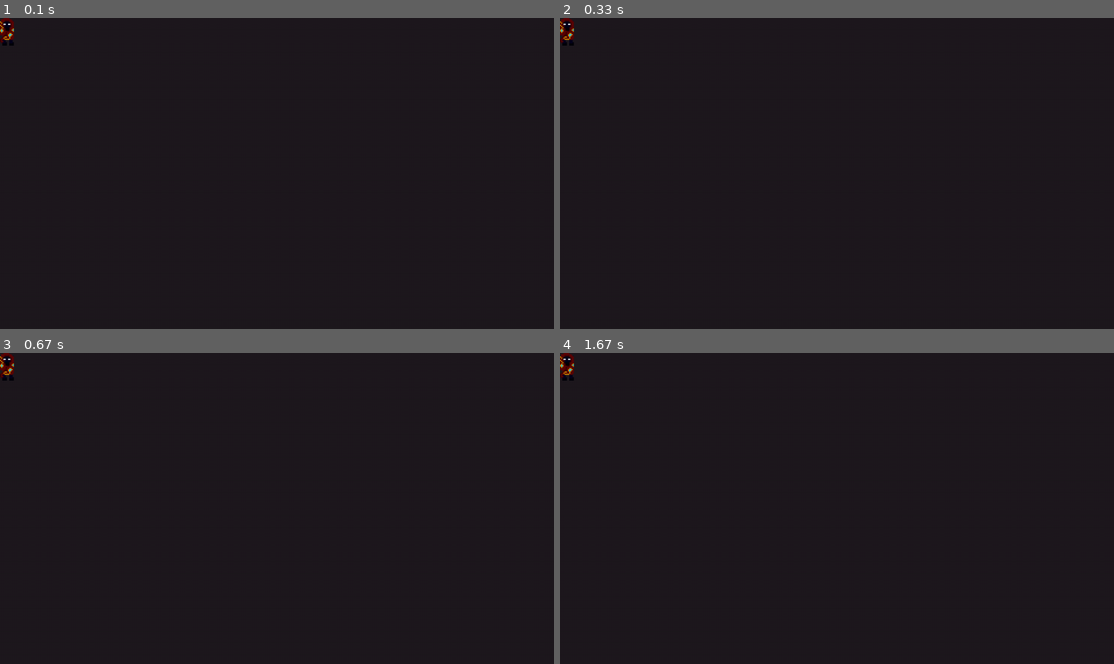
Above: before the commit, frames 1-4 (two rows, left to right).
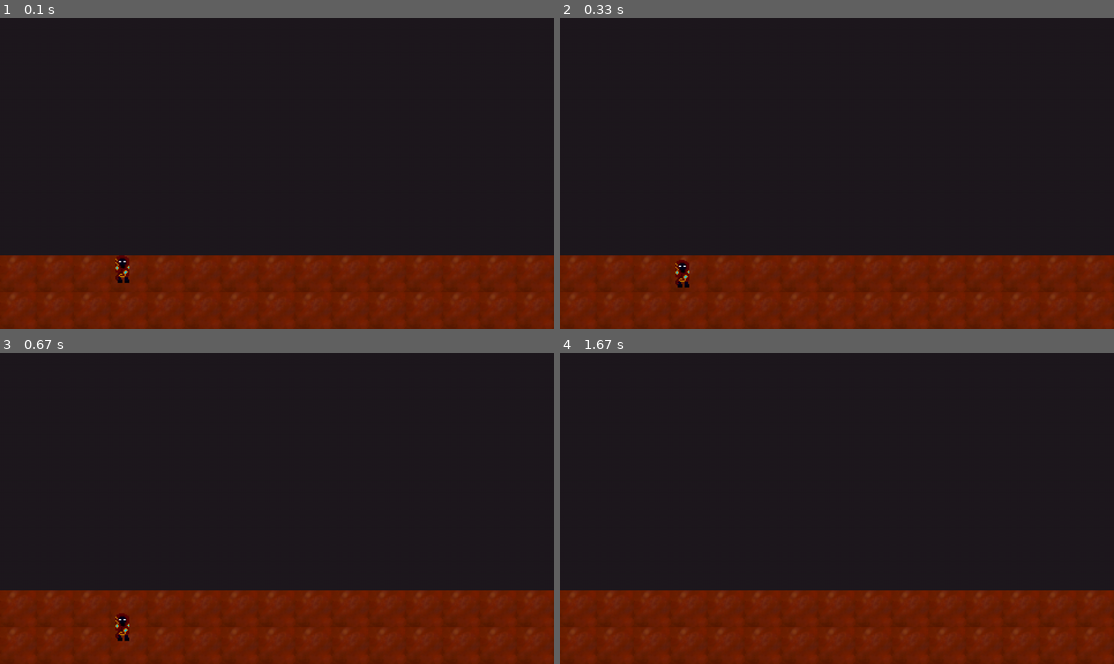
Above: after the commit, the same moments.

Repository: Stratoscaster/PyGame-Engine
Game: pygame game, started from main.py
The game is run twice, just before and just after one commit, with the same random seed, the same clock (stepped at 60 frames per second) and the same inputs.
Inputs:
- Up to frame 1 (0.1 s): no input
- Up to frame 2 (0.33 s): no input
- Up to frame 3 (0.67 s): hold D from 0.33 s (still down)
- Up to frame 4 (1.67 s): release D at 0.8 s

The runs differ from the first frame. In frame 1, 24% of the frame differs, in the area x 0-100%, y 0-100%; in frame 2, 24%; in frame 3, 24%; in frame 4, 24%.

Commit message:
Fixed issue with PlayerEntity where (SpriteEntity).update_pos() was being overwritten by (PlayerEntity).update_pos() which was set to a pass statement.

Diff:
--- a/src/base/character_entity.py
+++ b/src/base/character_entity.py
@@ -12,8 +12,8 @@
 
 class CharacterEntity(DynamicEntity):
 
-    def __init__(self, physics_body=None, image=pygame.Surface(c.MEDIUM_TILE_SIZE)):
-        super(CharacterEntity, self).__init__(physics_body, image)
+    def __init__(self, image=pygame.Surface(c.MEDIUM_TILE_SIZE)):
+        super(CharacterEntity, self).__init__(image)
         self.stats = {} # Would hold health, ammo, speed, etc
 
     def create_stat(self, name, value=None):
--- a/src/base/dynamic_entity.py
+++ b/src/base/dynamic_entity.py
@@ -11,8 +11,8 @@
 
 class DynamicEntity(StaticEntity):
 
-    def __init__(self, physics_body=None, image=pygame.Surface(c.MEDIUM_TILE_SIZE)):
-        super(DynamicEntity, self).__init__(physics_body, image)
+    def __init__(self, image=pygame.Surface(c.MEDIUM_TILE_SIZE)):
+        super(DynamicEntity, self).__init__(image)
         self.states = EntityStateGroup()
         self.animations = AnimationGroup()
 
--- a/src/base/game_state.py
+++ b/src/base/game_state.py
@@ -22,17 +22,11 @@
 
     def initialize_player(self, start_pos: tuple):
         self.player = PlayerEntity(image=self.sprite_manager.get_img(c.PLAYER_SPRITE_NAME))
-        self.player.pos_x = start_pos[0]
-        self.player.pos_y = start_pos[1]
+        self.player.set_pos(start_pos)
+        self.player.set_physics_engine(self.physics)
+        self.player.create_set_get_physics_shape(c.PLAYER_MASS, c.PLAYER_INERTIA, c.PLAYER_BODY_TYPE)
 
-        player_body = pymunk.Body(c.PLAYER_MASS, c.PLAYER_INERTIA, body_type=c.PLAYER_BODY_TYPE)
-        player_body.position = self.player.get_pos()
-        player_rect_verts = [self.player.rect.topleft, self.player.rect.topright, self.player.rect.bottomright,
-                             self.player.rect.bottomleft]
-        player_body_shape = pymunk.shapes.Poly(body=player_body, vertices=player_rect_verts)
 
-        self.physics.add_object_to_space(player_body, player_body_shape)
-        self.player.set_physics_shape(player_body_shape)
 
 
     def update(self):
--- a/src/base/player_entity.py
+++ b/src/base/player_entity.py
@@ -13,8 +13,8 @@
     WALK_SPEED_NAME = 'WALK_SPEED'
     WALK_ACCEL_NAME = 'WALK_ACCEL'
 
-    def __init__(self, physics_body=None, image=pygame.Surface(c.MEDIUM_TILE_SIZE)):
-        super(PlayerEntity, self).__init__(physics_body, image)
+    def __init__(self, image=pygame.Surface(c.MEDIUM_TILE_SIZE)):
+        super(PlayerEntity, self).__init__(image)
         self.create_stat(self.WALK_SPEED_NAME, 2)
         self.create_stat(self.WALK_ACCEL_NAME, 1.25)
         self.right_arrow_held = False
@@ -42,9 +42,3 @@
         elif input_command == c.LEFT_ARROW:
             self.left_arrow_held = True
             self.set_target_vel_x(-1 * self.get_stat(self.WALK_SPEED_NAME), self.get_stat(self.WALK_ACCEL_NAME))
-
-    def update_pos(self):
-        pass
-
-    def update_vel(self):
-        pass
--- a/src/base/static_entity.py
+++ b/src/base/static_entity.py
@@ -9,7 +9,7 @@
 # StaticEntities do not have animations or states
 
 class StaticEntity(pygame.sprite.Sprite):
-    def __init__(self, physics_shape=None, image=pygame.Surface(c.MEDIUM_TILE_SIZE)):
+    def __init__(self, image=pygame.Surface(c.MEDIUM_TILE_SIZE)):
         super(StaticEntity, self).__init__()
         self.image = image
         self.rect = self.image.get_rect()
@@ -19,12 +19,16 @@
         self.vel_y = 0.0
 
         self.physics_engine_set = False
-        self.physics_shape = physics_shape
+        self.physics_engine = None
+        self.physics_shape = None
 
     def update(self):
         self.update_vel()
         self.update_pos()
-        print(self.pos_x, self.pos_y)
+        print('sprite pos:', self.pos_x, self.pos_y)
+        print('rect pos:', self.rect.x, self.rect.y)
+        print('!physics_shape_pos', self.physics_shape.body.position[0], self.physics_shape.body.position[1])
+
 
     def set_physics_engine(self, physics_engine: PhysicsEngine):
         self.physics_engine_set = True
@@ -33,25 +37,43 @@
     def set_physics_shape(self, shape: pymunk.Shape):
         self.physics_shape = shape
 
+    def create_set_get_physics_shape(self, entity_mass, entity_inertia, entity_body_type):
+        entity_body = pymunk.Body(entity_mass, entity_inertia, entity_body_type)
+        entity_body.position = (self.pos_x, self.pos_y)
+        entity_rect_verts = [self.rect.topleft, self.rect.topright, self.rect.bottomright, self.rect.bottomleft]
+        entity_shape = pymunk.shapes.Poly(body=entity_body, vertices=entity_rect_verts)
+        self.set_physics_shape(entity_shape)
+        self.physics_engine.add_object_to_space(entity_shape.body, entity_shape)
+        return entity_shape
+
     def update_vel(self):
         pass
 
     def update_pos(self):
-        if self.physics_shape is not None and isinstance(self.physics_shape, pymunk.Shape):
-            self.pos_x = self.physics_shape.body.position[0]
-            self.pos_y = self.physics_shape.body.position[1]
-            self.rect.x = self.pos_x
-            self.rect.y = self.pos_y
+        if self.physics_shape is not None:
+            print('test')
+            self.pos_x = int(self.physics_shape.body.position[0])
+            self.pos_y = int(self.physics_shape.body.position[1])
+            self.rect.x = int(self.pos_x)
+            self.rect.y = int(self.pos_y)
         else:
-            pass
+            print('No physics shape for static entity.')
 
     #####################
     # Getters & Setters #
     #####################
 
     def set_pos(self, xy):
-        self.pos_x = xy[0]
-        self.pos_y = xy[1]
+        self.set_pos_x(xy[0])
+        self.set_pos_y(xy[1])
+
+    def set_pos_x(self, x):
+        self.pos_x = x
+        self.rect.centerx = int(x)
+
+    def set_pos_y(self, y):
+        self.pos_y = y
+        self.rect.centery = int(self.pos_y)
 
     def get_pos(self):
         return (self.pos_x, self.pos_y)
@@ -86,8 +108,6 @@
         if acc_y is None:
             acc_y = self.acc_y
         self.target_vel_y = target_vel_y
-
-
         self.acc_y = abs(acc_y)
         self.target_vel_y_active = True
         self.stay_on_target_vel_y = stay_on_target_vel_y
--- a/src/game_states/splash_screen.py
+++ b/src/game_states/splash_screen.py
@@ -12,20 +12,19 @@
         needed_sprites = [c.PLAYER_SPRITE_NAME, c.DIRT_32x32_SPRITE_NAME]
         super(SplashScreen, self).__init__(persists, needed_sprites)
         # Add Dirt ground
-        # self.dirt_sprites = []
-        # num_dirt_layers = 2
-        # for j in range(0, num_dirt_layers):
-        #     for i in range(0, c.DISPLAY_HEIGHT // 32):
-        #         dirt = StaticEntity(image=self.sprite_manager.get_img(c.DIRT_32x32_SPRITE_NAME))
-        #         dirt.set_pos((i * 32 , c.NATIVE_HEIGHT - (32 * (j + 1))))
-        #         # dirt_body = pymunk.Body(c.DIRT_MASS, c.DIRT_INERTIA, body_type=c.DIRT_BODY_TYPE)
-        #         # dirt_body.position = dirt.get_pos()
-        #         # dirt.set_physics_body(dirt_body)
-        #         self.dirt_sprites.append(dirt)
-        #         self.add_sprite(dirt, 3)
+        self.dirt_sprites = []
+        num_dirt_layers = 2
+        for j in range(0, num_dirt_layers):
+            for i in range(0, c.DISPLAY_HEIGHT // 32):
+                dirt = StaticEntity(image=self.sprite_manager.get_img(c.DIRT_32x32_SPRITE_NAME))
+                dirt.set_pos((i * 32 , c.NATIVE_HEIGHT - (32 * (j + 1))))
+                dirt.set_physics_engine(self.physics)
+                dirt.create_set_get_physics_shape(c.DIRT_MASS, c.DIRT_INERTIA, c.DIRT_BODY_TYPE)
+                self.dirt_sprites.append(dirt)
+                self.add_sprite(dirt, 3)
 
-        num_dirt_layers = 2
-        ground_y = c.NATIVE_HEIGHT - (32 * (num_dirt_layers)) # y coord of top of ground
+        # Calculate ground height, init player
+        ground_y = c.NATIVE_HEIGHT - (32 * (num_dirt_layers))
 
         self.initialize_player((100, ground_y))
 
--- a/src/tools/physics_engine.py
+++ b/src/tools/physics_engine.py
@@ -1,13 +1,15 @@
 import pygame
 import pymunk
 import tools.constants as c
+
 class PhysicsEngine:
 
     def __init__(self, game_state):
+        self.game_state = game_state
         self.sprites = []
         self.dt = 1
         self.space = pymunk.Space()
-        self.space.gravity = (0 , 500)
+        self.space.gravity = (0 , 100)
 
     def add_sprite(self, sprite):
         from base.static_entity import StaticEntity
@@ -30,15 +32,20 @@
             for step in range(0, number_of_steps):
                 self.space.step(seconds_to_simulate / number_of_steps)
 
+        for body in self.space.bodies:
+            print('body in space:', body.position)
+
+
     def update_sprites(self):
         for sprite in self.sprites:
             sprite.update()
 
-    def add_object_to_space(self, body, space):
-        self.space.add(body, space)
+    def add_object_to_space(self, body, shape):
+        self.space.add(body, shape)
 
     def update_dt_frame_scaling(self, dt):
         self.dt = dt
+
 
 class CollisionDetection:
 
